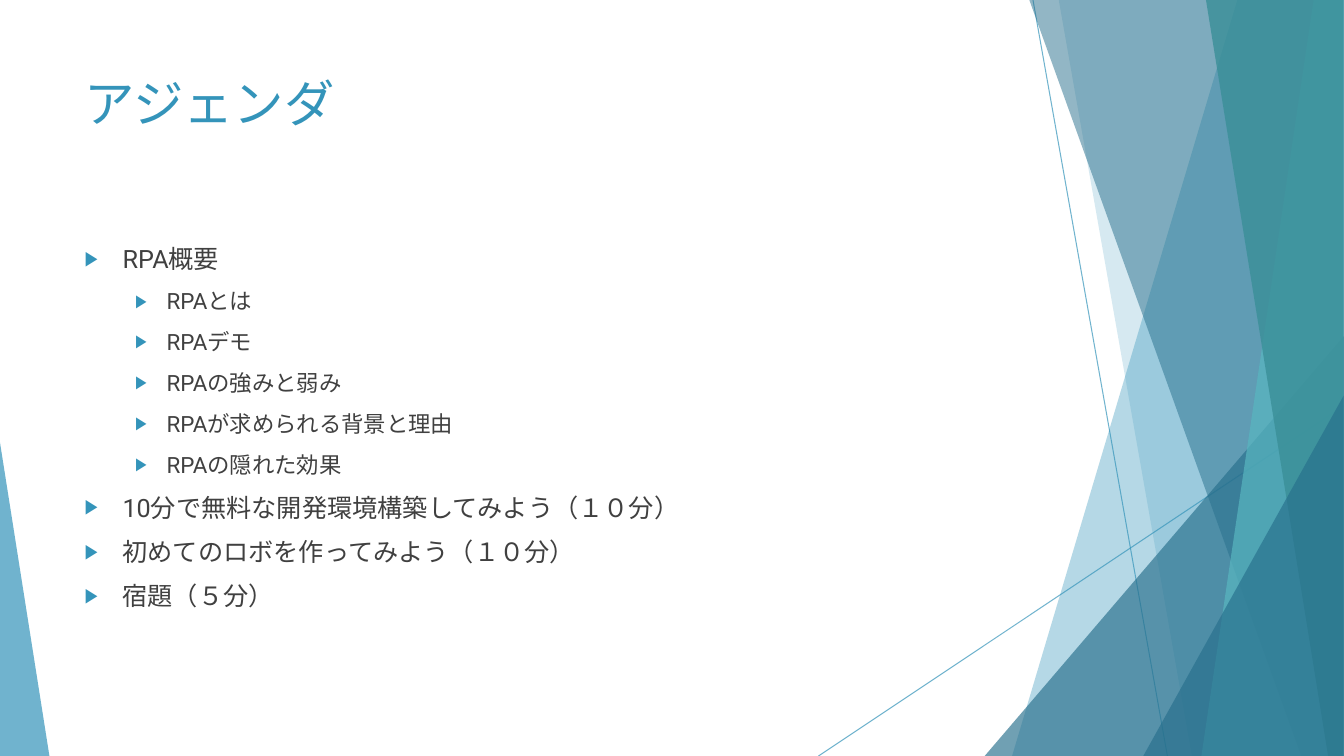
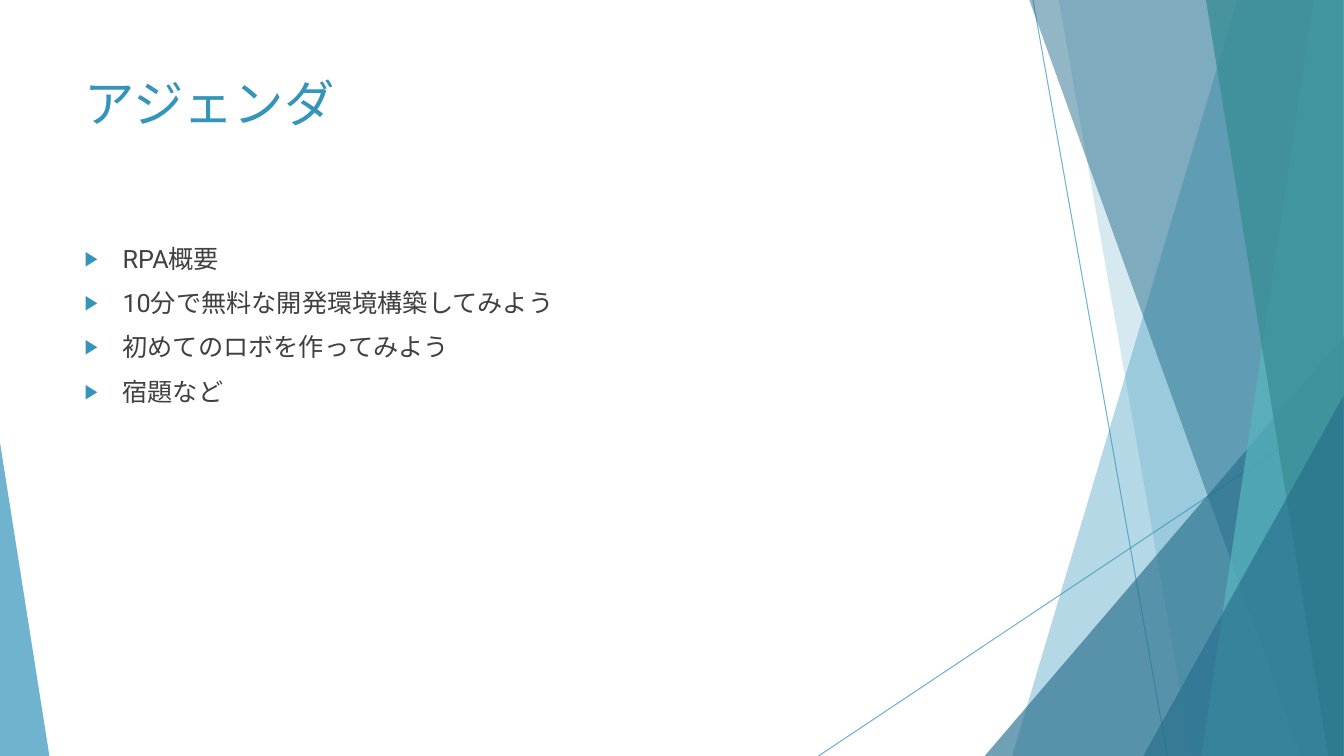
Before and after one commit to huangweijing/rpastudy, a slide deck: slide 3 of 020_RPA技術実施/20210218_RPA概要とUiPath環境構築/20210218_RPA概要とUiPath環境構築.pptx (slide 2 before the commit). Drawn at 1344x756 pixels with LibreOffice and Linux fonts; fonts in the diff are those of the drawing. Boxes give left, top, right and bottom in pixels: in the first picture for what was removed or moved away, otherwise in the second. Text is boxed around its words. In the diff, an @@ line names an element or a change of style, - is before the commit and + after.

```diff
--- a/020_RPA技術実施/20210218_RPA概要とUiPath環境構築/20210218_RPA概要とUiPath環境構築.pptx
+++ b/020_RPA技術実施/20210218_RPA概要とUiPath環境構築/20210218_RPA概要とUiPath環境構築.pptx
@@ text at (x1=123, y1=291, x2=554, y2=403): text changed @@
-  ▶ RPAとは
-  ▶ RPAデモ
-  ▶ RPAの強みと弱み
-  ▶ RPAが求められる背景と理由
-  ▶ RPAの隠れた効果
-▶ 10分で無料な開発環境構築してみよう（１０分）
-▶ 初めてのロボを作ってみよう（１０分）
-▶ 宿題（５分）
+▶ 10分で無料な開発環境構築してみよう
+▶ 初めてのロボを作ってみよう
+▶ 宿題など
```
Also in this commit, not shown: 7 other slides changed, 9 slides added, 2 slides removed, 1 other file.
